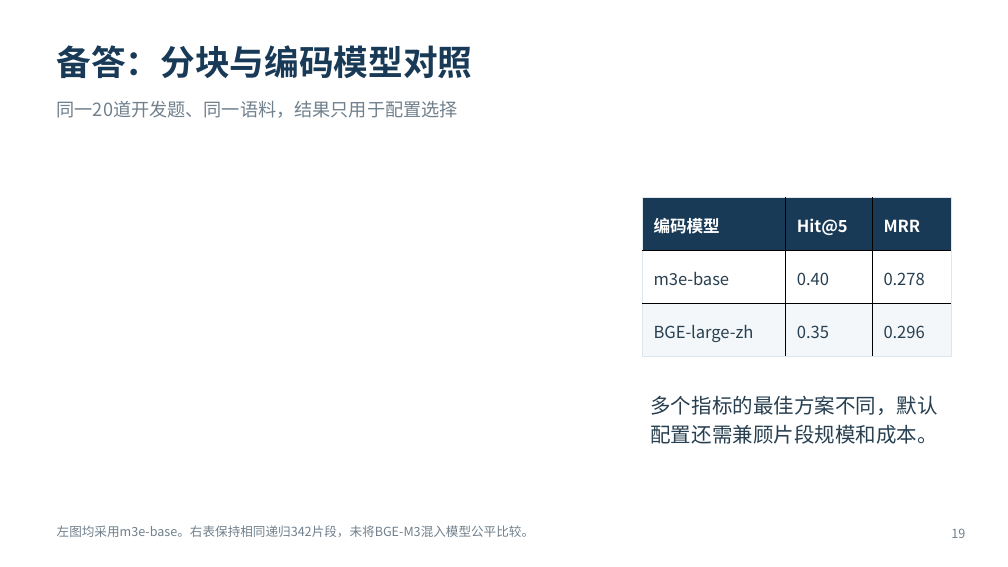
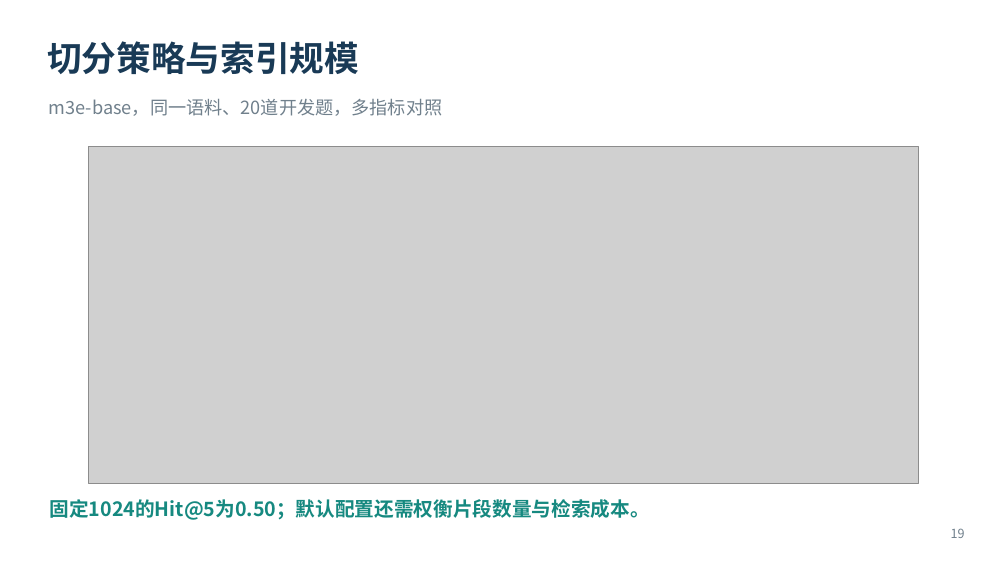
Before and after one commit to JueBeiYi/-RAG-Agent-, a slide deck: slide 17 of artifacts/defense/课设答辩_智能科研助理.pptx (slide 19 before the commit). Drawn at 1008x567 pixels with LibreOffice and Linux fonts; fonts in the diff are those of the drawing; grey boxes stand for pictures. Boxes give left, top, right and bottom in pixels: in the first picture for what was removed or moved away, otherwise in the second. Text is boxed around its words. In the diff, an @@ line names an element or a change of style, - is before the commit and + after.

```diff
--- a/artifacts/defense/课设答辩_智能科研助理.pptx
+++ b/artifacts/defense/课设答辩_智能科研助理.pptx
@@ text at bbox=[47, 41, 359, 74]: text changed @@
-备答：分块与编码模型对照
+切分策略与索引规模
@@ text at bbox=[49, 99, 443, 116]: text changed @@
-同一20道开发题、同一语料，结果只用于配置选择
+m3e-base，同一语料、20道开发题，多指标对照
@@ picture added at bbox=[88, 147, 918, 484] @@
@@ table removed at bbox=[643, 197, 952, 356], 3 rows, 3 columns @@
-编码模型 | Hit@5 | MRR
-m3e-base | 0.40 | 0.278
-BGE-large-zh | 0.35 | 0.296
@@ text removed at bbox=[650, 395, 937, 444] @@
-多个指标的最佳方案不同，默认配置还需兼顾片段规模和成本。
@@ text added at bbox=[50, 499, 650, 520], 18.8 pt, text #168980, bold @@
+固定1024的Hit@5为0.50；默认配置还需权衡片段数量与检索成本。
@@ text removed at bbox=[57, 525, 534, 537] @@
-左图均采用m3e-base。右表保持相同递归342片段，未将BGE-M3混入模型公平比较。
```
Also in this commit, not shown: 16 other slides changed, 2 slides added, 2 slides removed, 9 other files.
